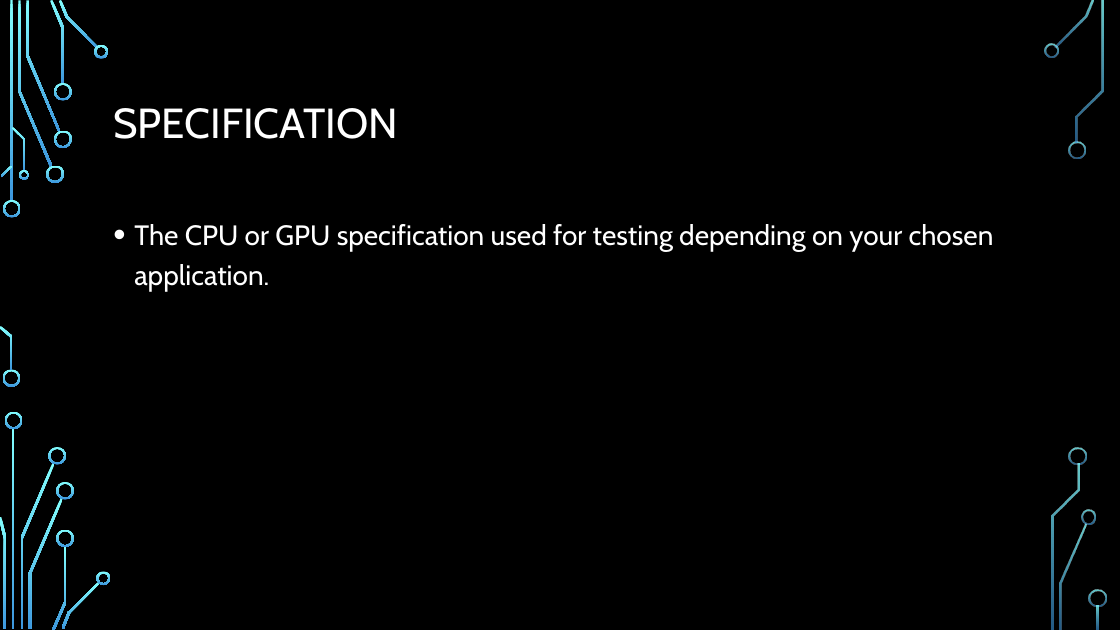
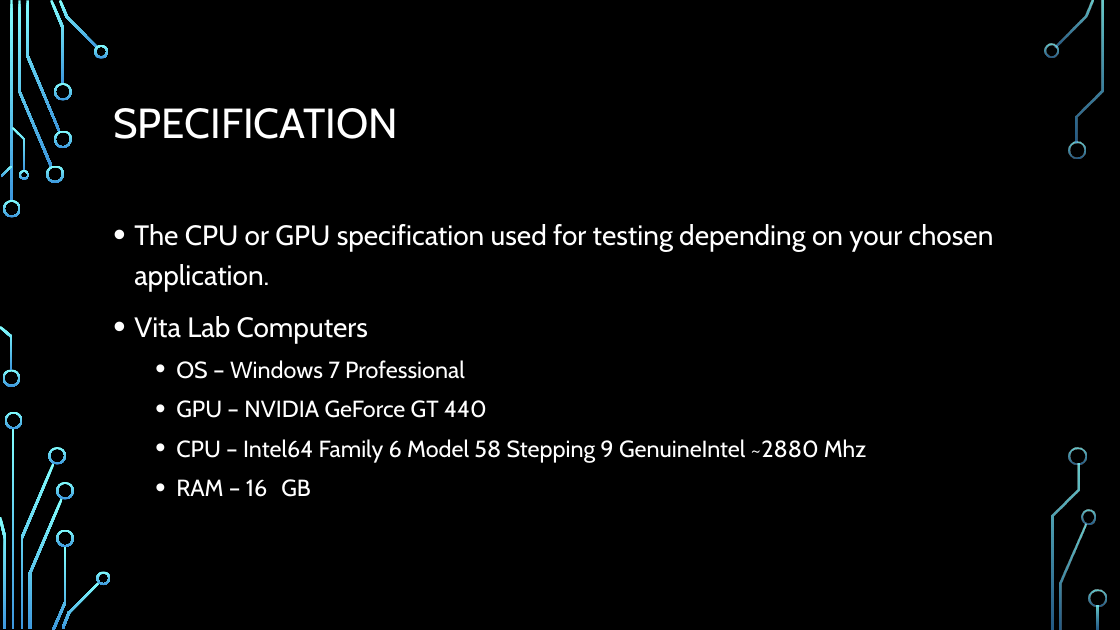
Before and after one commit to Shorte240/DSaA-Submission, a slide deck: slide 3 of CMP202 Assessment.pptx. Drawn at 1120x630 pixels with LibreOffice and Linux fonts; fonts in the diff are those of the drawing; background and template pictures are left out. Boxes give left, top, right and bottom in pixels: in the first picture for what was removed or moved away, otherwise in the second. Text is boxed around its words. In the diff, an @@ line names an element or a change of style, - is before the commit and + after.

Commit message:
Updated .ppt, added Computer Specs file

```diff
--- a/CMP202 Assessment.pptx
+++ b/CMP202 Assessment.pptx
@@ text at (134,316,866,497): paragraphs added @@
+• Vita Lab Computers
+  • OS – Windows 7 Professional
+  • GPU – NVIDIA GeForce GT 440
+  • CPU – Intel64 Family 6 Model 58 Stepping 9 GenuineIntel ~2880 Mhz
+  • RAM – 16 GB
```
Also in this commit, not shown: 6 other slides changed, 2 other files.
